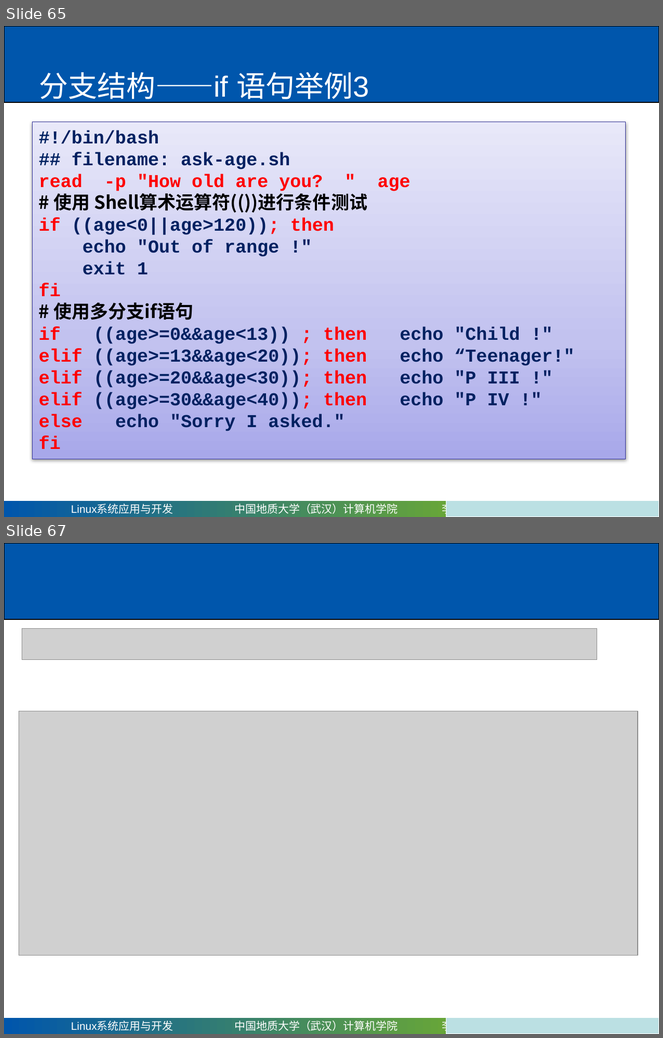
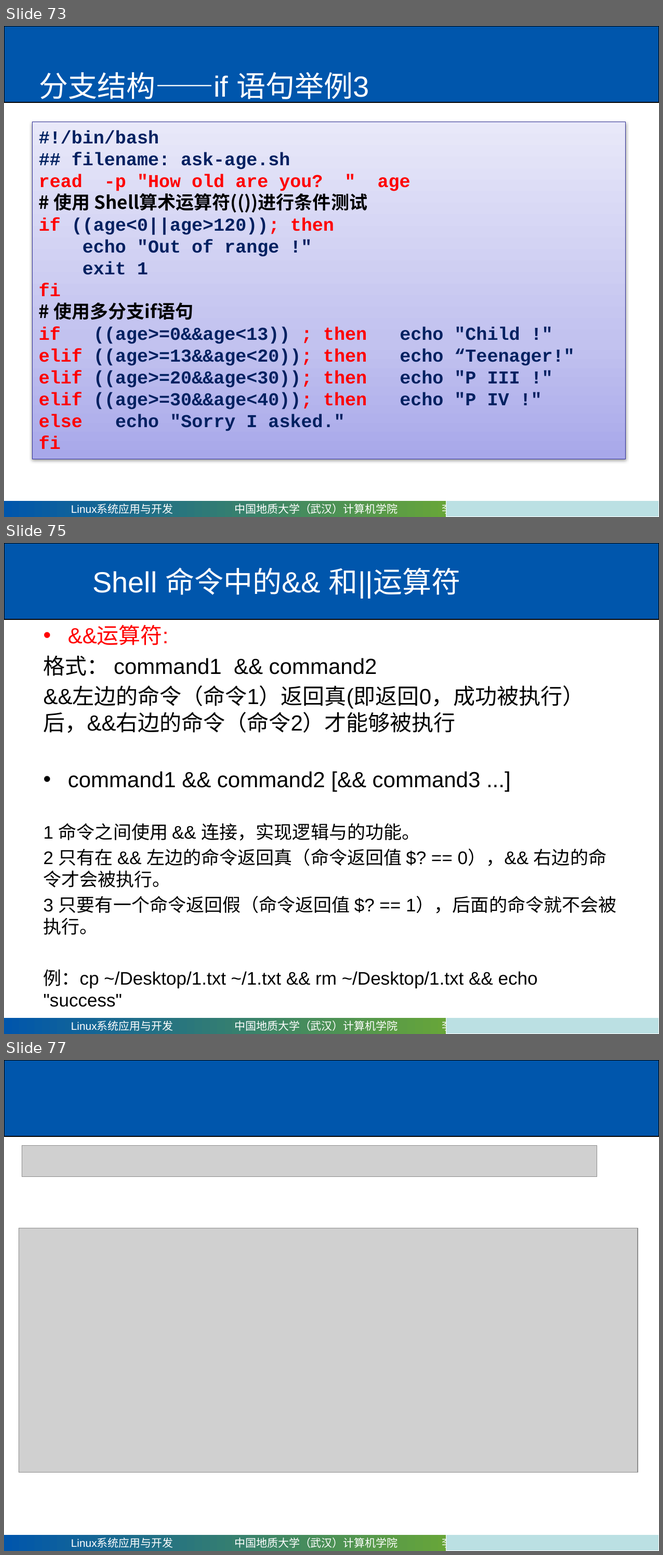
Before and after one commit to mxy493/CUGCS, a slide deck: 3-1大三上/Linux系统应用与开发（康晓军）/课件/第四章 shell编程.pptx. Shown one above the other, each under a label of ours: slides 65 and 67 before the commit, slides 73, 75 and 77 after it; the slides between them are not shown. The pictures are 663x1038 and 663x1555 pixels, drawn with LibreOffice and Linux fonts; fonts in the diff are those of the drawing; grey boxes stand for pictures. Boxes give left, top, right and bottom in pixels: in the first picture for what was removed or moved away, otherwise in the second. Text is boxed around its words. In the diff, an @@ line names an element or a change of style, - is before the commit and + after.

```diff
--- a/3-1大三上/Linux系统应用与开发（康晓军）/课件/第四章 shell编程.pptx
+++ b/3-1大三上/Linux系统应用与开发（康晓军）/课件/第四章 shell编程.pptx
@@ slide 75 added at (x1=4, y1=543, x2=659, y2=1034), background #FFFFFF; not listed: 3 template elements that a slide beside it also shows @@
@@ title added at (x1=92, y1=567, x2=461, y2=599), 32 pt, text #FFFFFF @@
+Shell 命令中的&& 和||运算符
@@ text added at (x1=44, y1=626, x2=617, y2=935), 20 pt, text #000000 @@
+• &&运算符:
+格式： command1 && command2
+&&左边的命令（命令1）返回真(即返回0，成功被执行）后，&&右边的命令（命令2）才能够被执行
+• command1 && command2 [&& command3 ...]
+1 命令之间使用 && 连接，实现逻辑与的功能。
+2 只有在 && 左边的命令返回真（命令返回值 $? == 0），&& 右边的命令才会被执行。
+3 只要有一个命令返回假（命令返回值 $? == 1），后面的命令就不会被执行。
+例：cp ~/Desktop/1.txt ~/1.txt && rm ~/Desktop/1.txt && echo "success"
@@ what was slide 65 is now slide 73 @@
@@ what was slide 67 is now slide 77 @@
```
Also in this commit, not shown: 17 slides changed, 21 other slides added, 1 slide removed, 3 other files.
